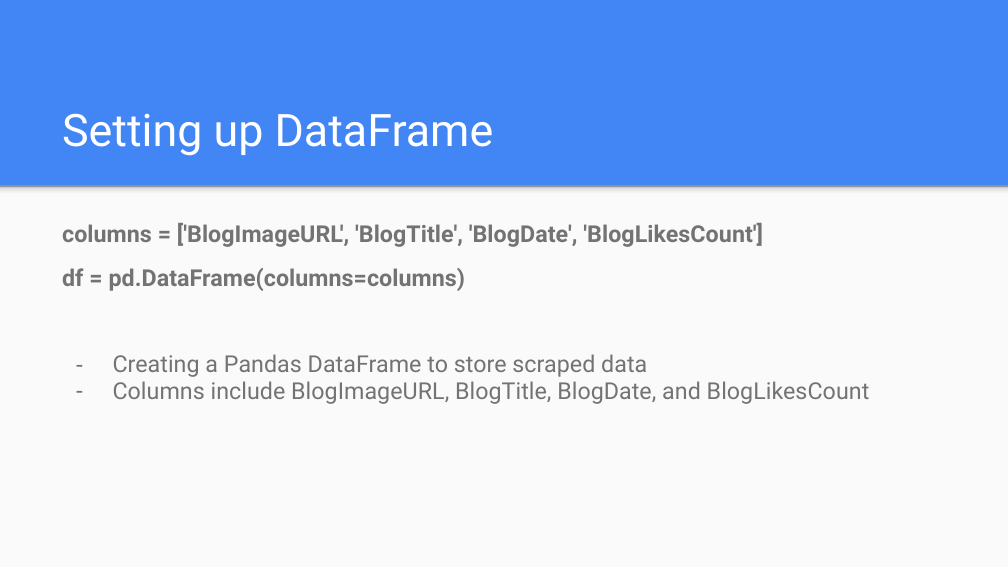
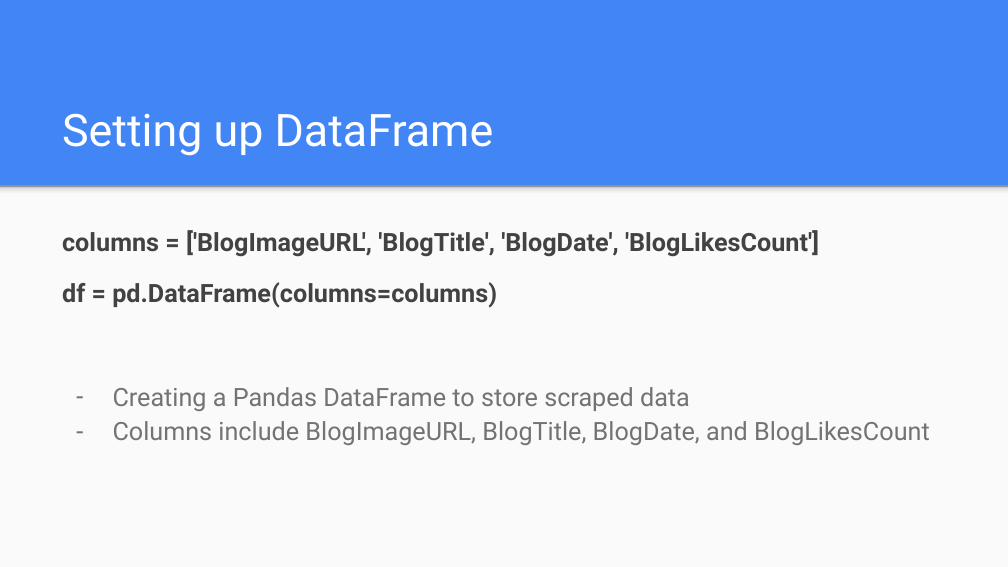
Before and after one commit to akshaywairagade2/rategain, a slide deck: slide 5 of RateGain.pptx. Drawn at 1008x567 pixels with LibreOffice and Linux fonts; fonts in the diff are those of the drawing. Boxes give left, top, right and bottom in pixels: in the first picture for what was removed or moved away, otherwise in the second. Text is boxed around its words. In the diff, an @@ line names an element or a change of style, - is before the commit and + after.

```diff
--- a/RateGain.pptx
+++ b/RateGain.pptx
@@ text "columns = ['BlogImageURL', 'BlogTitle', 'BlogDate', ..." at [62,230,930,445]: size 16.6 to 18 pt; text colour #737373 to #424242 in "columns = ['BlogImageURL', 'BlogTitle', 'BlogDate', 'BlogLik ...", "df = pd.DataFrame(columns=columns)"; line spacing 0.95 to 1.15 @@
```
Also in this commit, not shown: 4 other slides changed.
